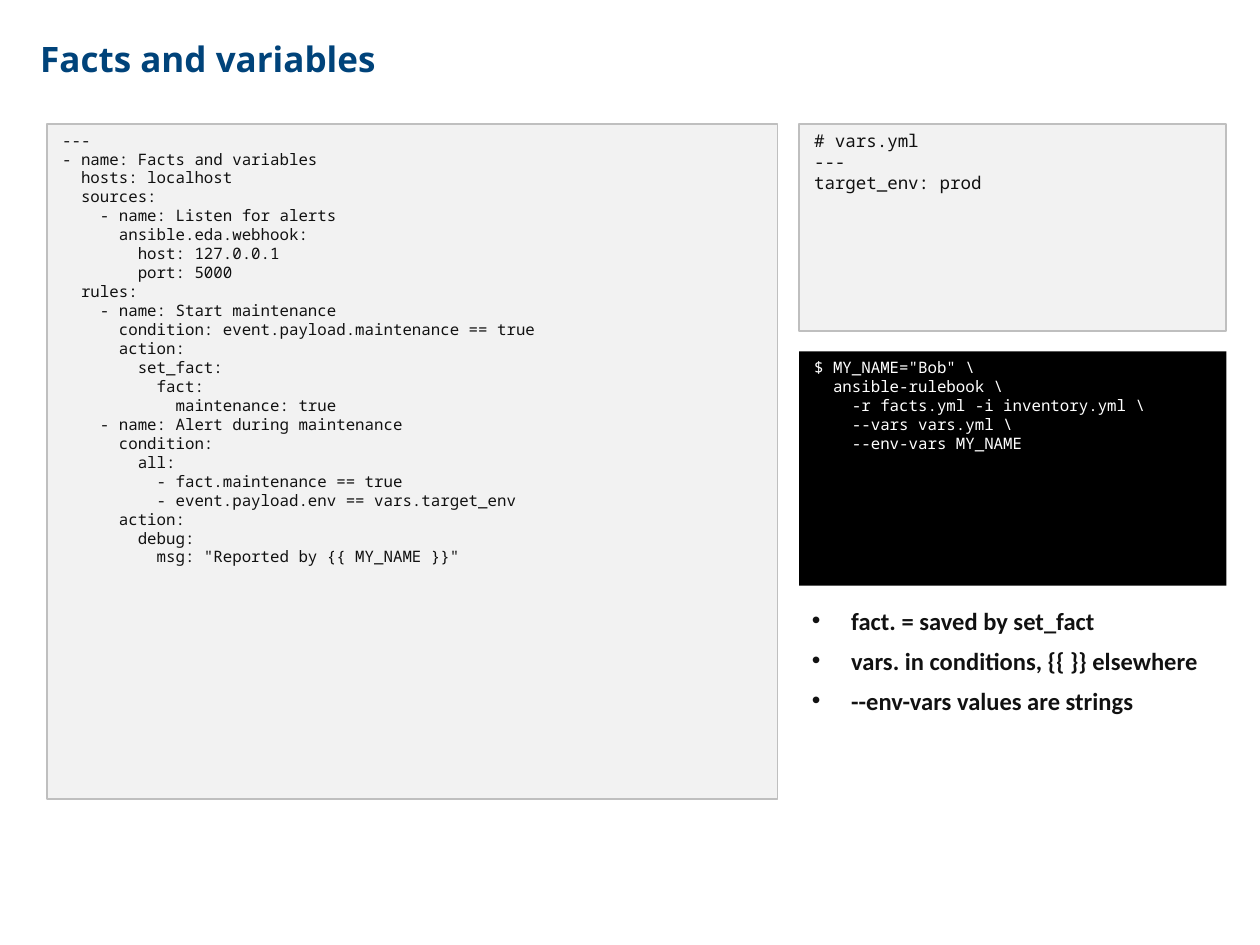
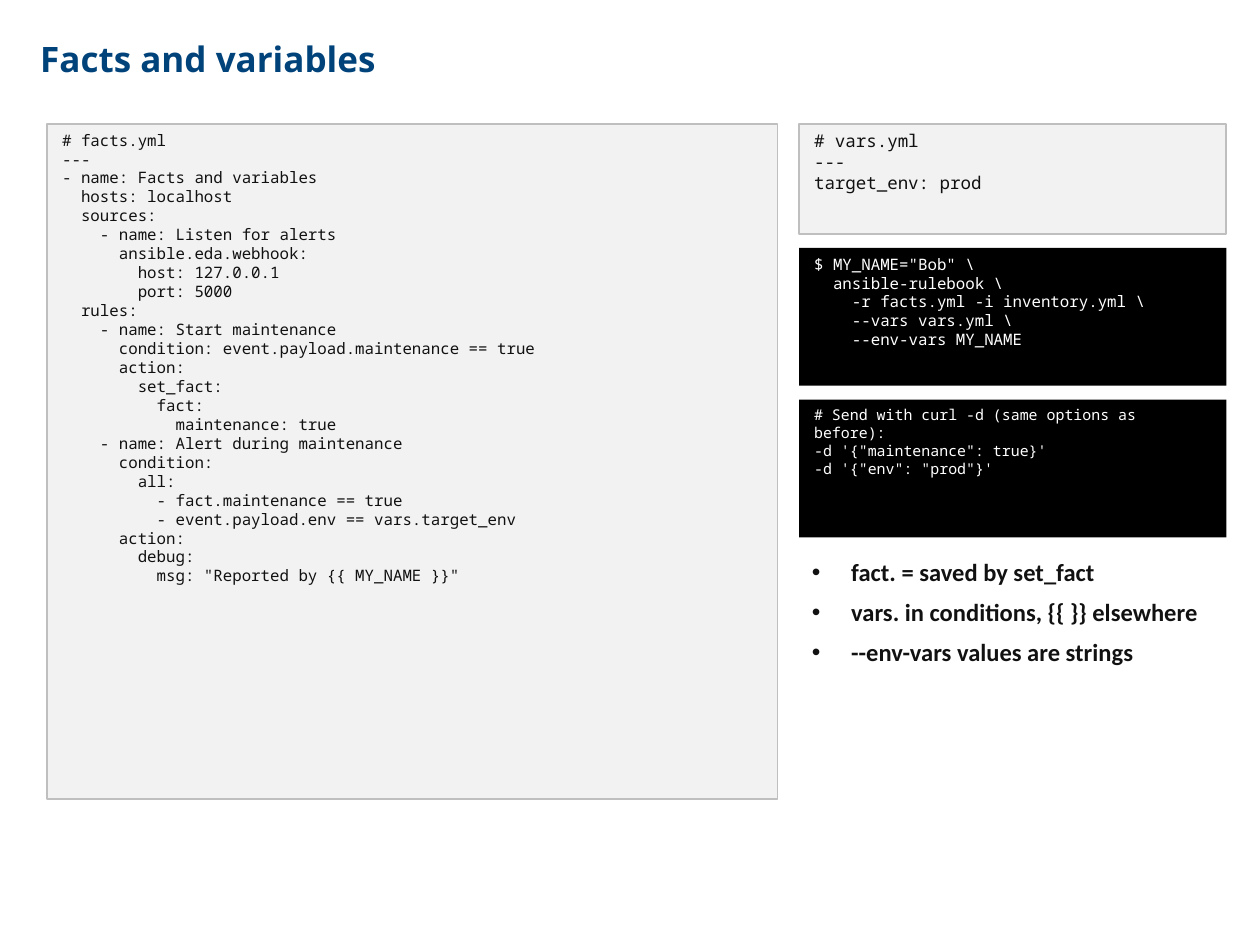
Before and after one commit to CCoupel/ansible-training, a slide deck: slide 208 of Ansible Training.pptx. Drawn at 1260x945 pixels with LibreOffice and Linux fonts; fonts in the diff are those of the drawing. Boxes give left, top, right and bottom in pixels: in the first picture for what was removed or moved away, otherwise in the second. Text is boxed around its words. In the diff, an @@ line names an element or a change of style, - is before the commit and + after.

```diff
--- a/Ansible Training.pptx
+++ b/Ansible Training.pptx
@@ text in rectangle at <box>81,134,166,150</box>: paragraph added @@
+# facts.yml
@@ rectangle "# vars.yml": place and size @@
-rectangle "# vars.yml" at <box>799,123,1226,330</box>
+rectangle "# vars.yml" at <box>799,123,1226,233</box>
@@ rectangle "$ MY_NAME="Bob" \": place and size @@
-rectangle "$ MY_NAME="Bob" \" at <box>799,352,1226,586</box>
+rectangle "$ MY_NAME="Bob" \" at <box>799,248,1226,386</box>
@@ rectangle added at <box>799,399,1226,537</box>, fill #000000, 8.5 pt, text #FFFFFF @@
+# Send with curl -d (same options as before):
+-d '{"maintenance": true}'
+-d '{"env": "prod"}'
@@ text "fact. = saved by set_fact": place and size @@
-text "fact. = saved by set_fact" at <box>851,612,1197,714</box>
+text "fact. = saved by set_fact" at <box>851,563,1197,665</box>
```
Also in this commit, not shown: 5 other slides changed.
